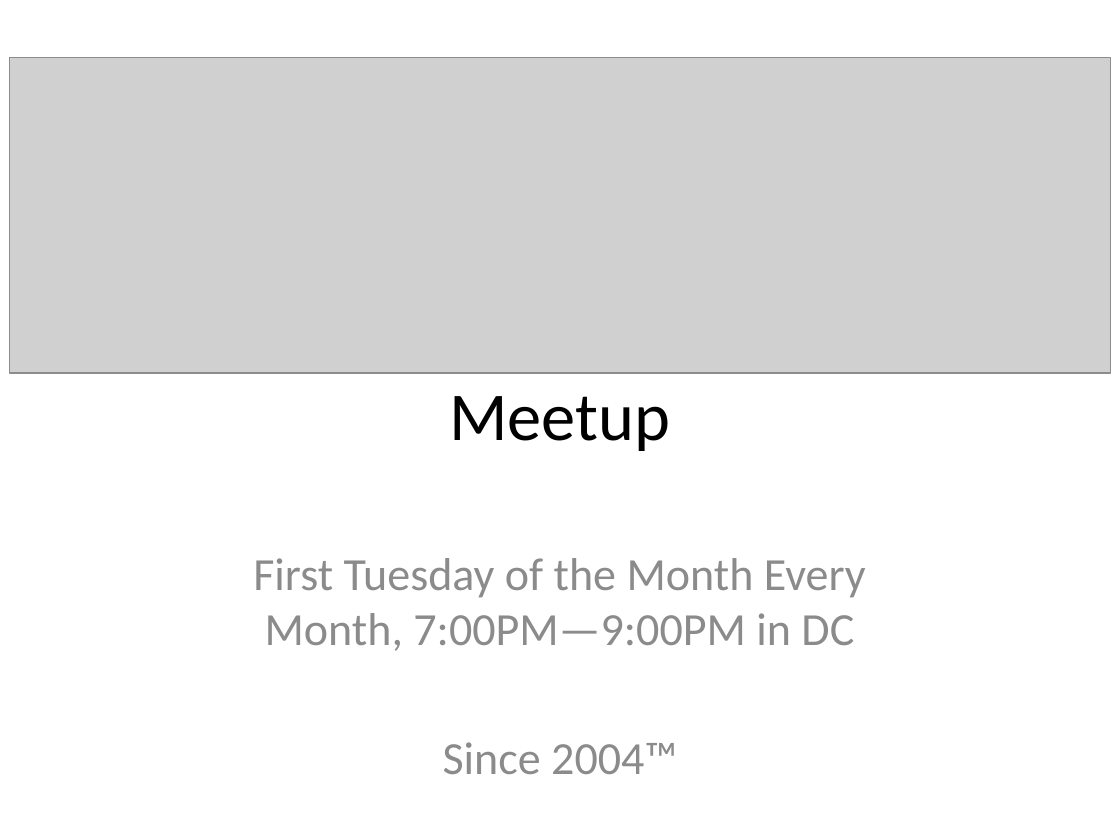
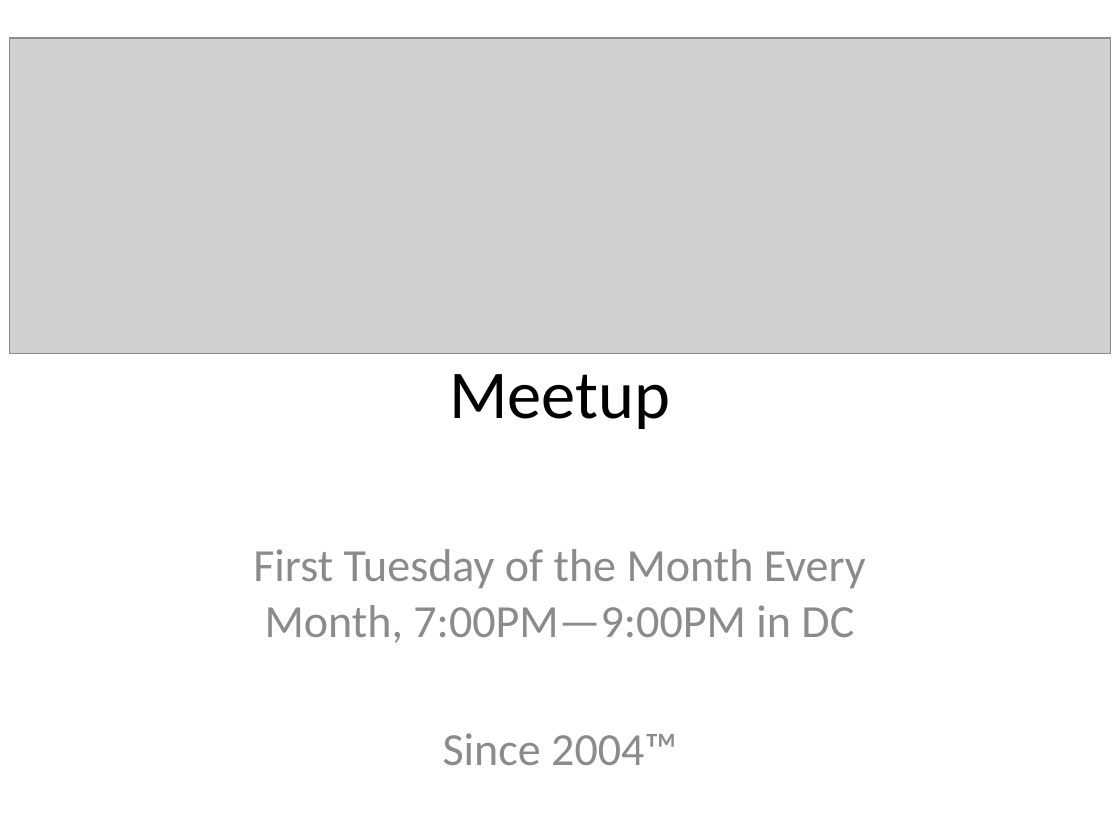
Before and after one commit to DCPython/generic-meetup-slides, a slide deck: slide 1 of DC Python Generic Meetup Slides.pptx. Drawn at 1120x840 pixels with LibreOffice and Linux fonts; fonts in the diff are those of the drawing; grey boxes stand for pictures. Boxes give left, top, right and bottom in pixels: in the first picture for what was removed or moved away, otherwise in the second. Text is boxed around its words. In the diff, an @@ line names an element or a change of style, - is before the commit and + after.

Commit message:
Save

```diff
--- a/DC Python Generic Meetup Slides.pptx
+++ b/DC Python Generic Meetup Slides.pptx
@@ picture: place and size @@
-picture at box(9, 57, 1110, 373)
+picture at box(9, 38, 1110, 354)
@@ title "Meetup": place and size @@
-title "Meetup" at box(449, 396, 670, 451)
+title "Meetup" at box(449, 374, 670, 429)
@@ subtitle "First Tuesday of the Month ...": place and size @@
-subtitle "First Tuesday of the Month ..." at box(253, 558, 866, 774)
+subtitle "First Tuesday of the Month ..." at box(253, 549, 866, 765)
```
